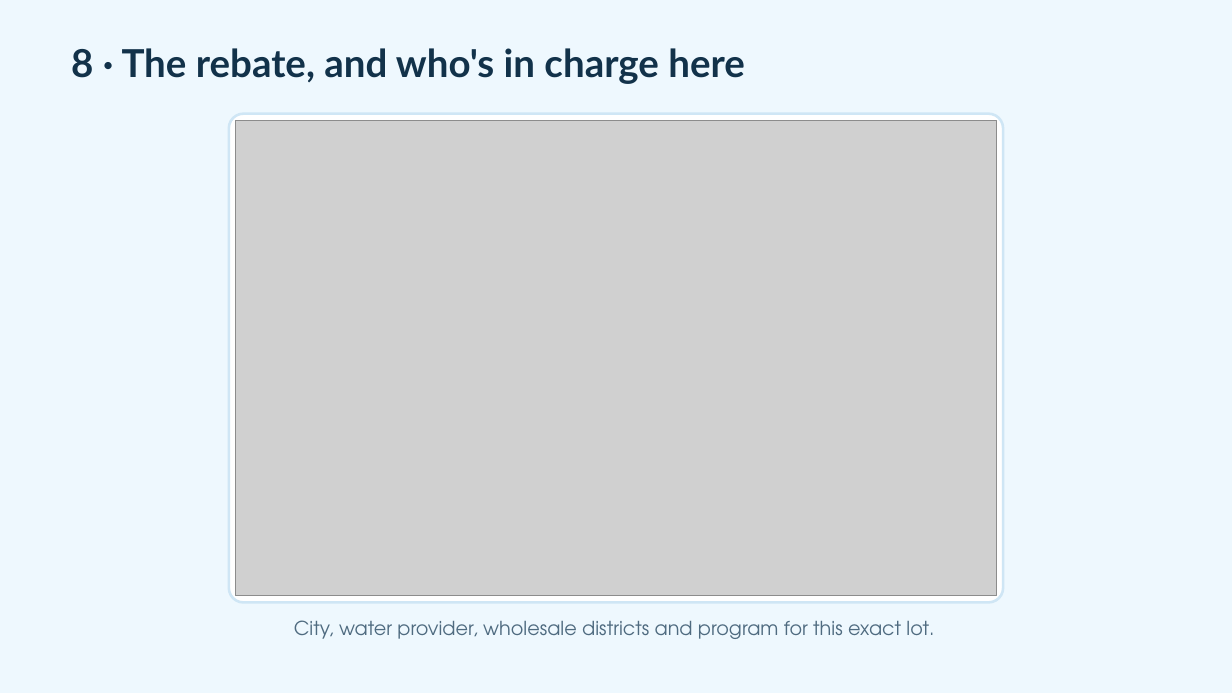
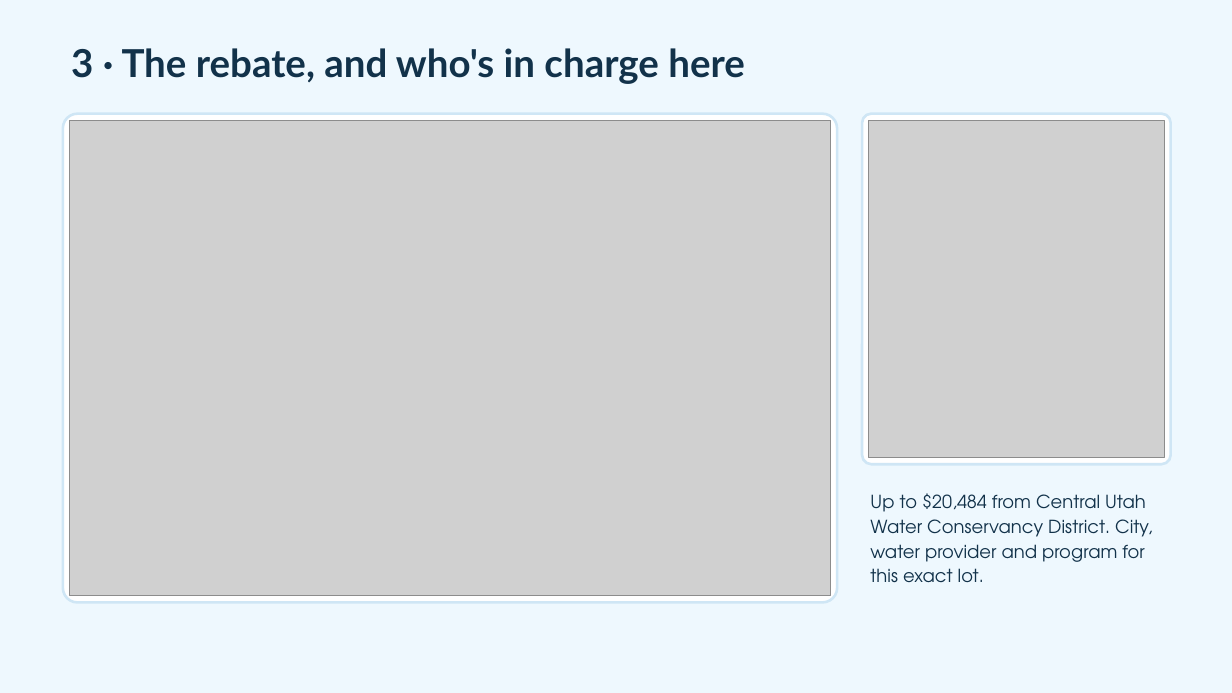
Before and after one commit to adamfortuna/overwatering, a slide deck: slide 16 of docs/pitch/overwatering.pptx (slide 23 before the commit). Drawn at 1232x693 pixels with LibreOffice and Linux fonts; fonts in the diff are those of the drawing; grey boxes stand for pictures. Boxes give left, top, right and bottom in pixels: in the first picture for what was removed or moved away, otherwise in the second. Text is boxed around its words. In the diff, an @@ line names an element or a change of style, - is before the commit and + after.

```diff
--- a/docs/pitch/overwatering.pptx
+++ b/docs/pitch/overwatering.pptx
@@ text at (71,48,745,84): text changed @@
-8 · The rebate, and who's in charge here
+3 · The rebate, and who's in charge here
@@ rounded rectangle: place and size @@
-rounded rectangle at (229,114,1004,603)
+rounded rectangle at (63,114,837,603)
@@ rounded rectangle added at (862,114,1171,464), fill #FFFFFF, outline #CFE6F5 2 pt @@
@@ picture: place and size @@
-picture at (236,120,997,596)
+picture at (69,120,831,596)
@@ picture added at (869,120,1165,457) @@
@@ text at (870,493,1152,583): text changed; size 15 to 14 pt; text colour #4F6B80 to #12324A @@
-City, water provider, wholesale districts and program for this exact lot.
+Up to $20,484 from Central Utah Water Conservancy District. City, water provider and program for this exact lot.
```
Also in this commit, not shown: 14 other slides changed, 7 slides added, 8 slides removed, 30 other files.
